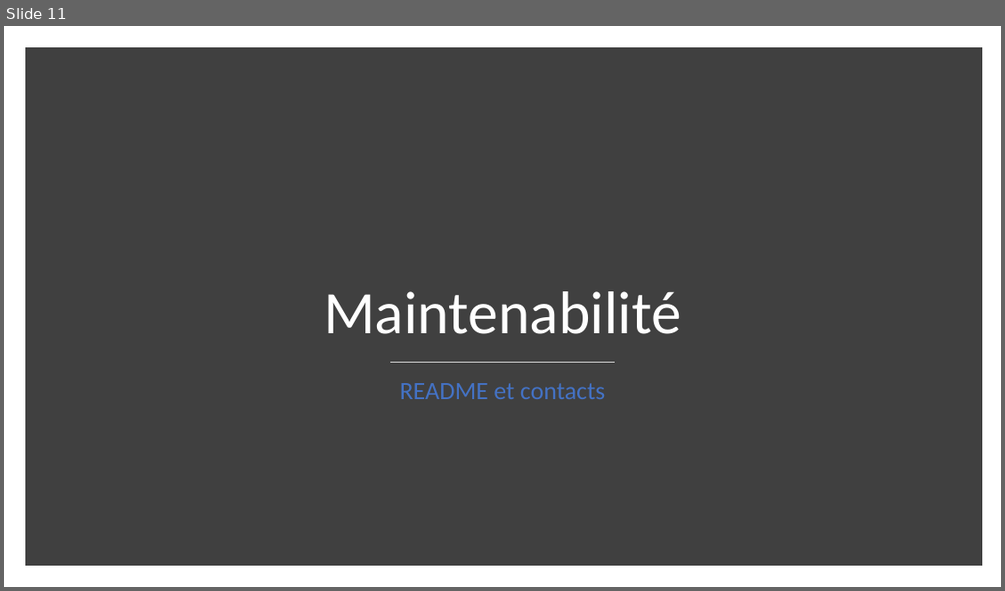
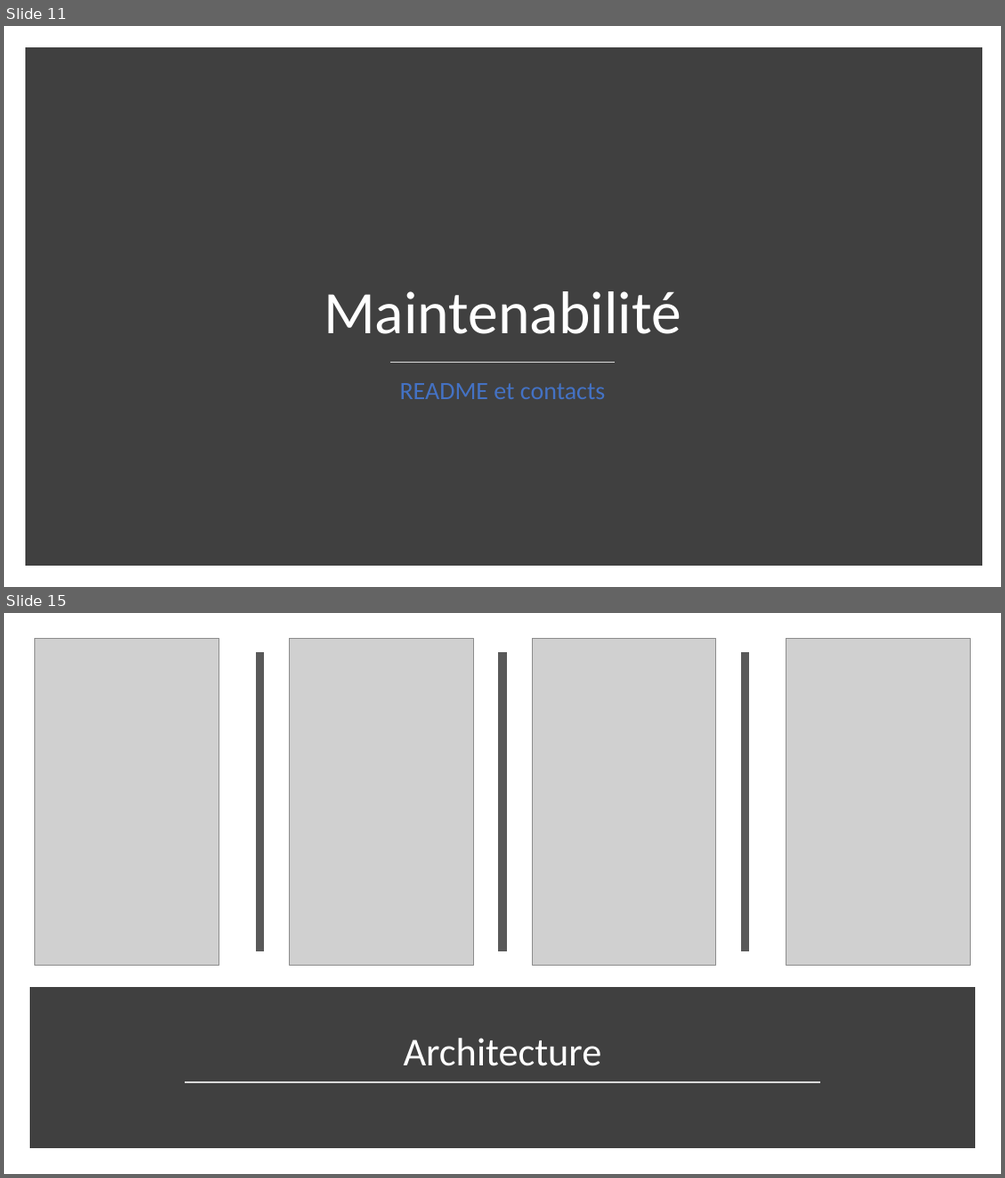
Before and after one commit to JulienElkaim/ENAP_Android, a slide deck: Projet 2A - Powerpoint Youtube.pptx. Shown one above the other, each under a label of ours: slide 11 before the commit, slides 11 and 15 after it; the slides between them are not shown. The pictures are 1005x591 and 1005x1178 pixels, drawn with LibreOffice and Linux fonts; fonts in the diff are those of the drawing; grey boxes stand for pictures. Boxes give left, top, right and bottom in pixels: in the first picture for what was removed or moved away, otherwise in the second. Text is boxed around its words. In the diff, an @@ line names an element or a change of style, - is before the commit and + after.

```diff
--- a/Projet 2A - Powerpoint Youtube.pptx
+++ b/Projet 2A - Powerpoint Youtube.pptx
@@ slide 15 added at (4,613,1001,1174), background #FFFFFF @@
@@ picture added at (34,639,218,965) @@
@@ picture added at (290,639,474,965) @@
@@ picture added at (532,639,716,965) @@
@@ picture added at (786,639,971,965) @@
@@ line added from (259, 652) to (259, 951), #595959 8 pt @@
@@ line added from (502, 652) to (502, 951), #595959 8 pt @@
@@ line added from (745, 652) to (745, 951), #595959 8 pt @@
@@ rectangle added at (34,992,971,1143), fill #404040, outline #404040 10 pt @@
@@ title added at (48,1002,958,1078), 38 pt, text #FFFFFF @@
+Architecture
@@ line added from (185, 1083) to (821, 1083), #D9D9D9 1.75 pt @@
```
Also in this commit, not shown: 4 slides changed, 6 other slides added.
